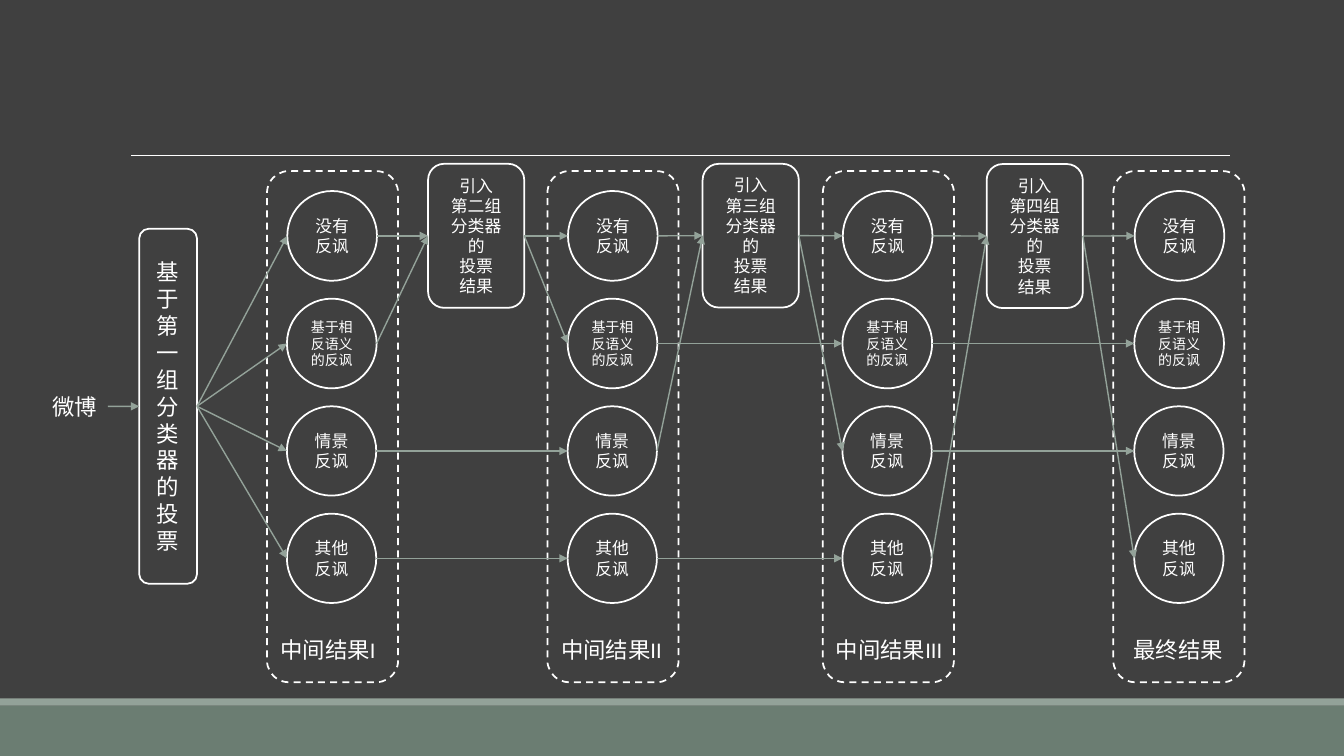
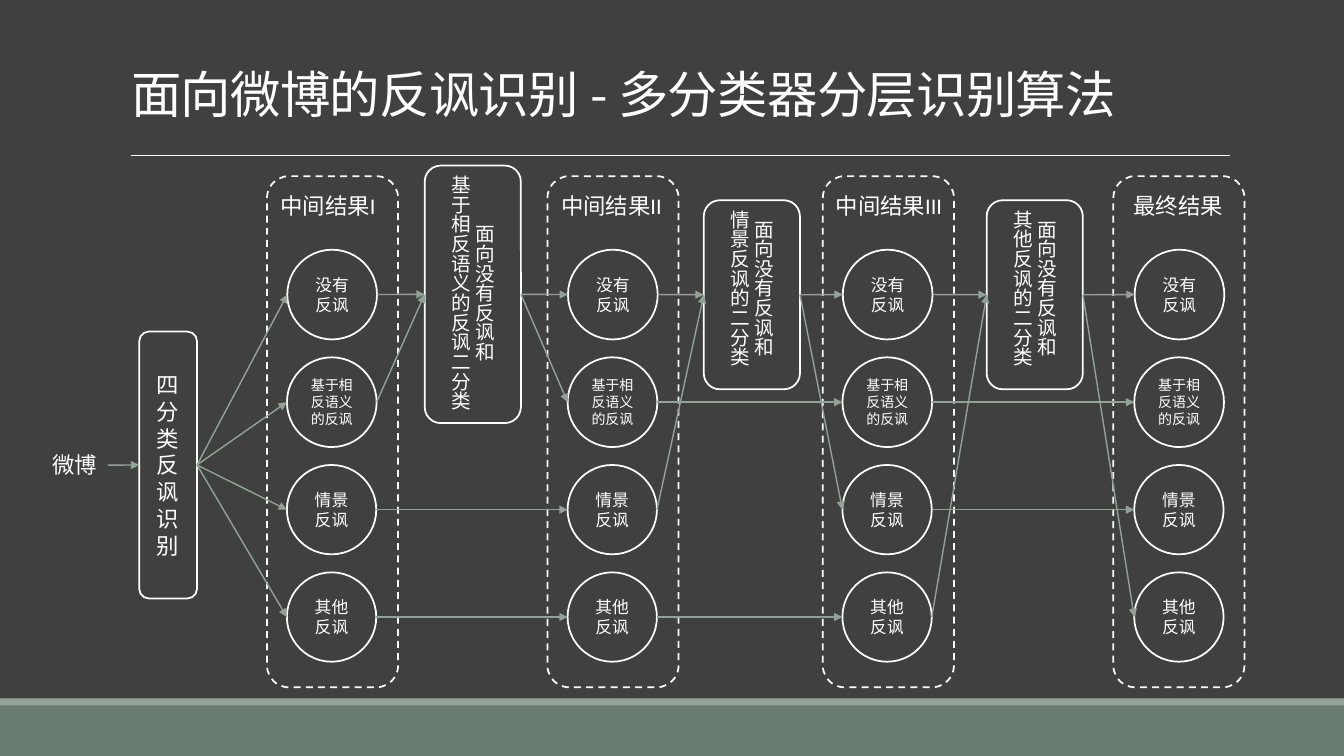
Before and after one commit to liangxh/grad2019, a slide deck: slide 17 of 计研163_梁锡豪_2016211014.pptx (slide 24 before the commit). Drawn at 1344x756 pixels with LibreOffice and Linux fonts; fonts in the diff are those of the drawing. Boxes give left, top, right and bottom in pixels: in the first picture for what was removed or moved away, otherwise in the second. Text is boxed around its words. In the diff, an @@ line names an element or a change of style, - is before the commit and + after.

```diff
--- a/计研163_梁锡豪_2016211014.pptx
+++ b/计研163_梁锡豪_2016211014.pptx
@@ title added at (131, 70, 1116, 118), 36 pt, text #FFFFFF @@
+面向微博的反讽识别 - 多分类器分层识别算法
@@ rounded rectangle "面向没有反讽和": place and size @@
-rounded rectangle "面向没有反讽和" at (429, 164, 524, 309)
+rounded rectangle "面向没有反讽和" at (424, 165, 520, 423)
@@ text in rounded rectangle at (452, 175, 495, 410): text changed; size 12 to 14 pt @@
-引入
-第二组
-分类器
-的
-投票
-结果
+面向没有反讽和
+基于相反语义的反讽二分类
@@ 4 rounded rectangles: place and size @@
-4 rounded rectangles at (267, 171, 1245, 683)
+4 rounded rectangles at (267, 176, 1245, 688)
@@ rounded rectangle "面向没有反讽和": place and size @@
-rounded rectangle "面向没有反讽和" at (703, 164, 799, 309)
+rounded rectangle "面向没有反讽和" at (704, 201, 800, 390)
@@ rounded rectangle "面向没有反讽和": place and size @@
-rounded rectangle "面向没有反讽和" at (987, 164, 1083, 309)
+rounded rectangle "面向没有反讽和" at (987, 201, 1083, 390)
@@ 4 texts: place and size @@
-4 texts at (280, 639, 1222, 660)
+4 texts at (280, 195, 1222, 216)
@@ text in rounded rectangle at (452, 210, 1034, 361): text changed; size 12 to 14 pt @@
-引入
-第三组
-分类器
-的
-投票
-结果
+面向没有反讽和
+情景反讽的二分类
@@ text in rounded rectangle at (1014, 222, 1057, 366): text changed; size 12 to 14 pt @@
-引入
-第四组
-分类器
-的
-投票
-结果
+面向没有反讽和
+其他反讽的二分类
@@ arrow moved from (377, 344) - (429, 236) to (377, 402) - (424, 294) @@
@@ arrow moved from (377, 236) - (429, 236) to (377, 294) - (424, 294) @@
@@ arrow moved from (524, 236) - (568, 344) to (521, 294) - (568, 402) @@
@@ arrow moved from (524, 236) - (568, 236) to (521, 294) - (568, 294) @@
@@ 19 arrows, 16 ellipses, 1 text: place and size @@
-19 arrows, 16 ellipses, 1 text at (52, 191, 1225, 604)
+19 arrows, 16 ellipses, 1 text at (52, 250, 1225, 662)
@@ rounded rectangle "四分类反讽识别": place and size @@
-rounded rectangle "四分类反讽识别" at (139, 229, 197, 584)
+rounded rectangle "四分类反讽识别" at (139, 332, 197, 599)
@@ text in rounded rectangle at (157, 376, 179, 556): text changed @@
-基于第一组分类器的投票
+四分类反讽识别
```
Also in this commit, not shown: 15 other slides changed, 3 slides added, 3 slides removed, 7 other files.
